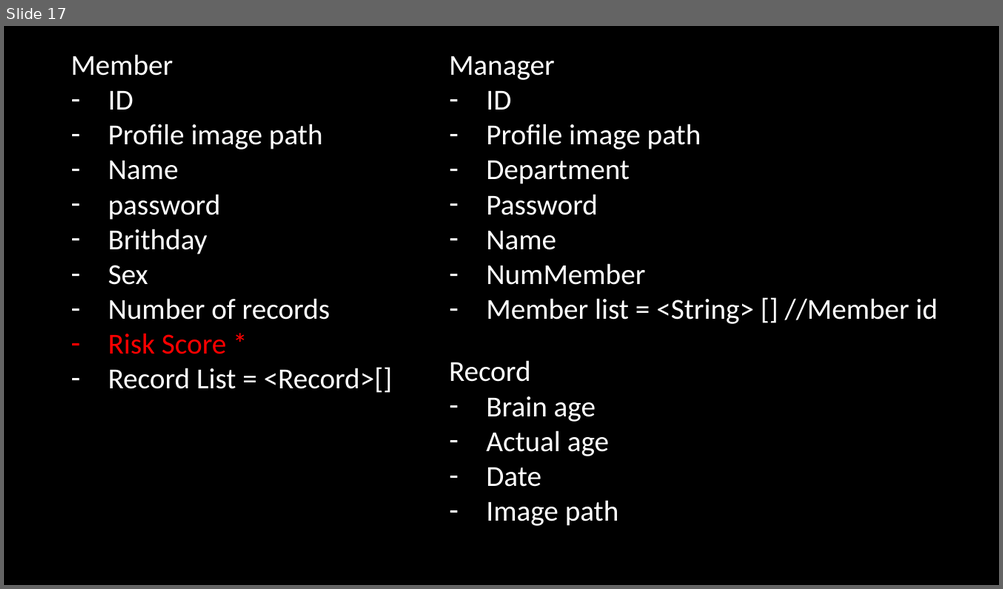
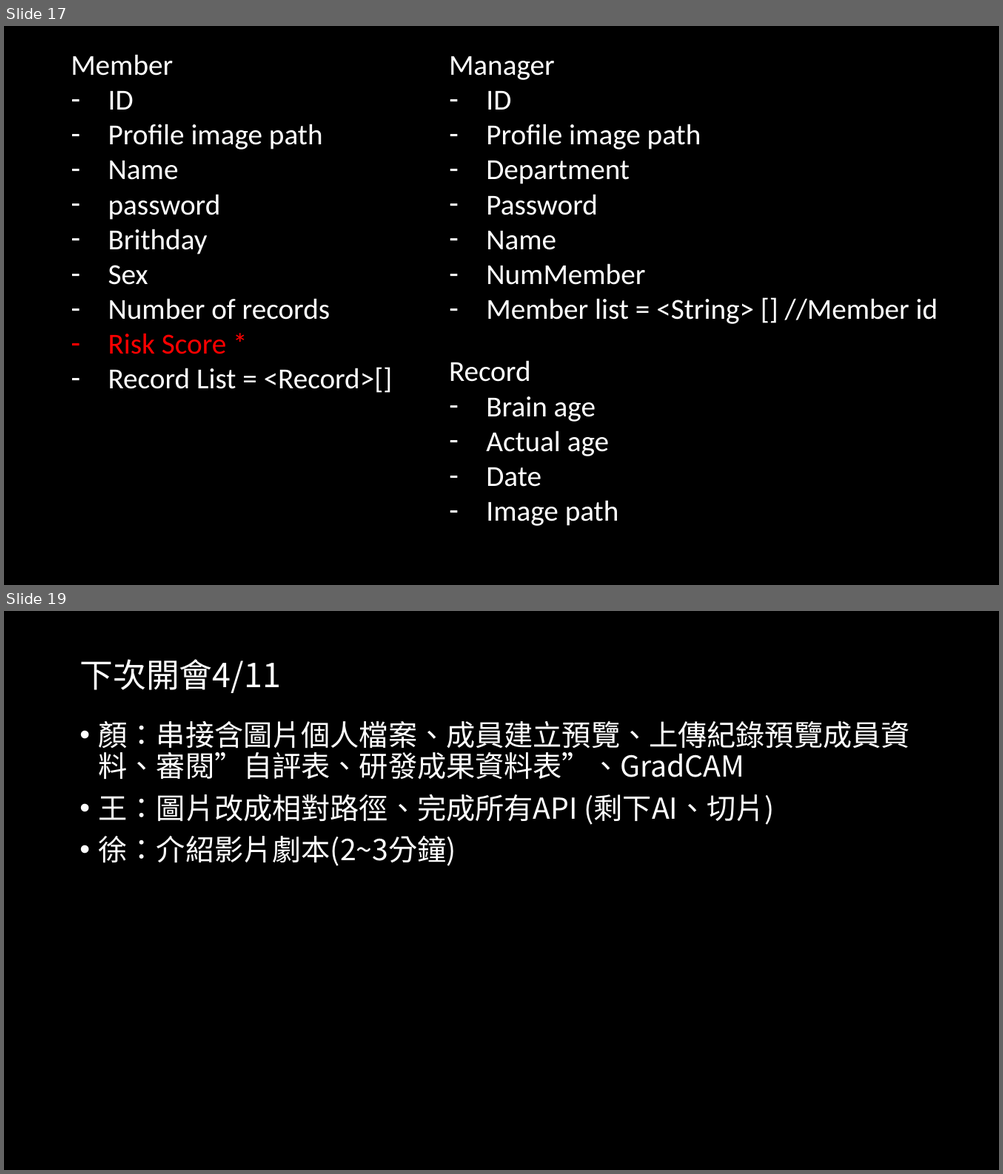
Before and after one commit to 1leo23/Product-packaging, a slide deck: 會議記錄/會議記錄.pptx. Shown one above the other, each under a label of ours: slide 17 before the commit, slides 17 and 19 after it; the slides between them are not shown. The pictures are 1003x589 and 1003x1174 pixels, drawn with LibreOffice and Linux fonts; fonts in the diff are those of the drawing. Boxes give left, top, right and bottom in pixels: in the first picture for what was removed or moved away, otherwise in the second. Text is boxed around its words. In the diff, an @@ line names an element or a change of style, - is before the commit and + after.

```diff
--- a/會議記錄/會議記錄.pptx
+++ b/會議記錄/會議記錄.pptx
@@ slide 19 added at <box>4,611,999,1170</box>, background #000000 @@
@@ title added at <box>79,659,281,693</box>, 32 pt, text #FFFFFF @@
+下次開會4/11
@@ text added at <box>99,721,910,866</box>, 28 pt, text #FFFFFF @@
+• 顏：串接含圖片個人檔案、成員建立預覽、上傳紀錄預覽成員資料、審閱”自評表、研發成果資料表”、GradCAM
+• 王：圖片改成相對路徑、完成所有API (剩下AI、切片)
+• 徐：介紹影片劇本(2~3分鐘)
```
Also in this commit, not shown: 2 slides changed, 2 other slides added, 2 other files.
